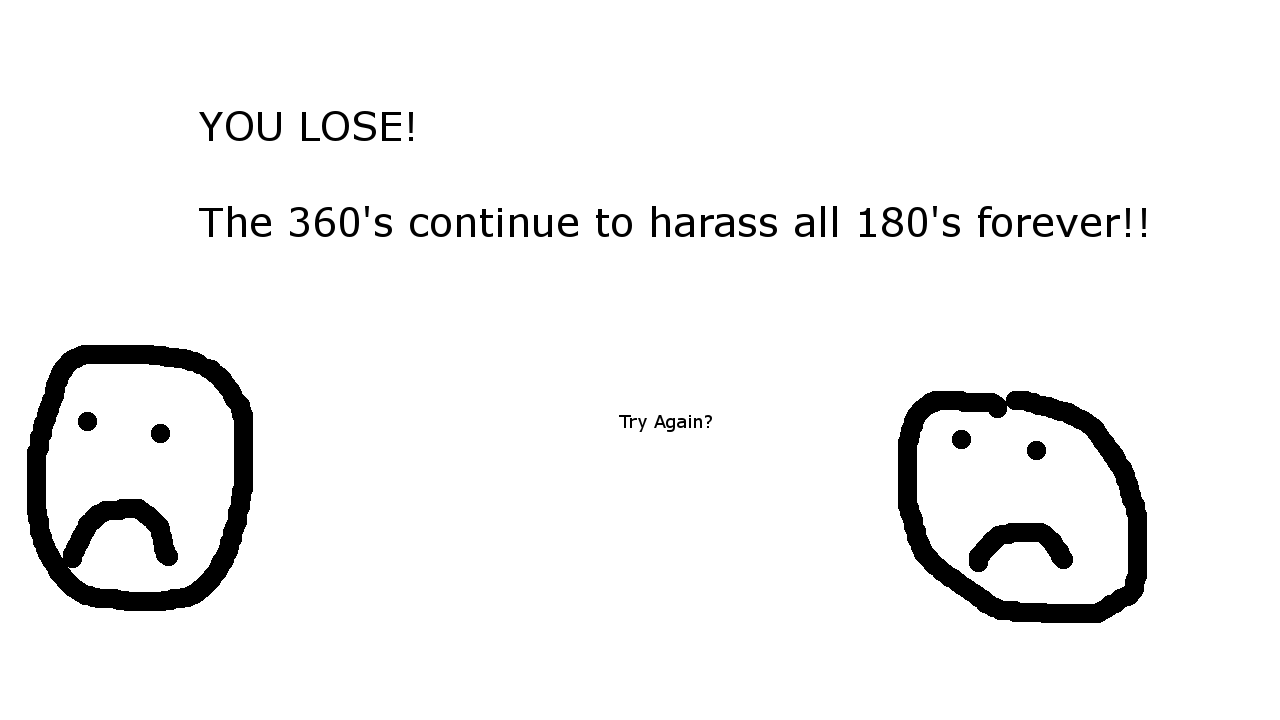
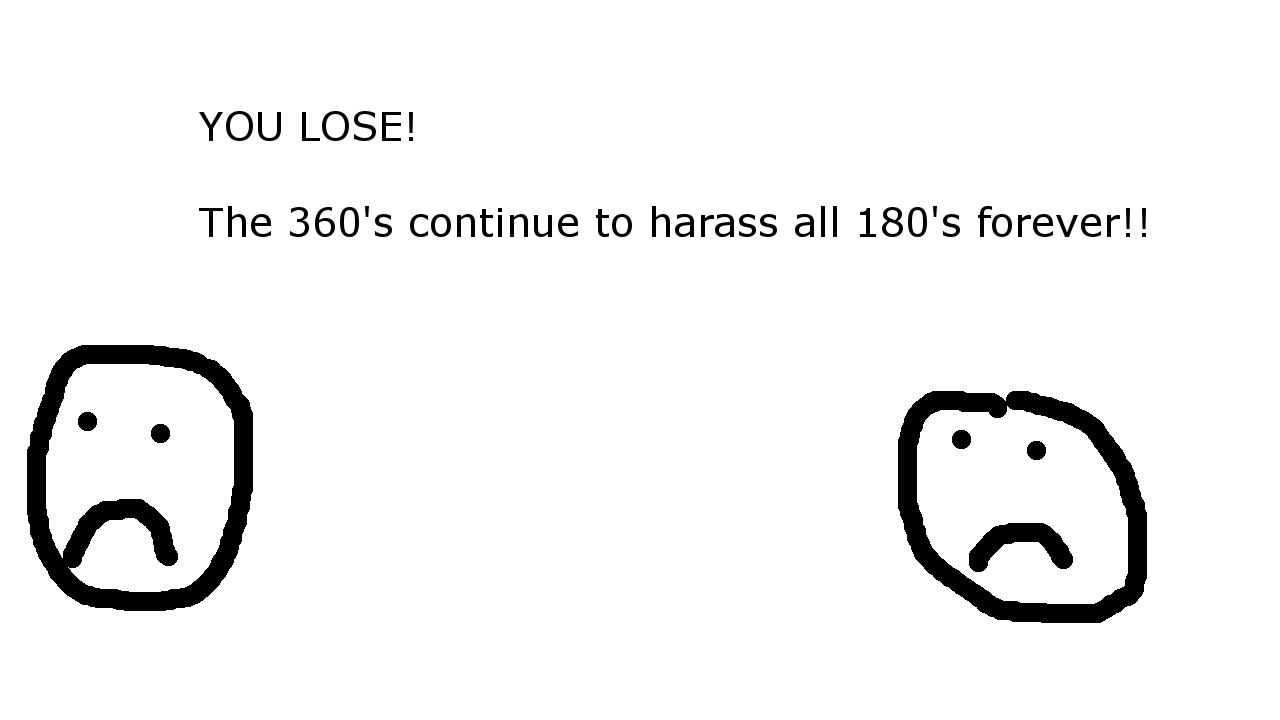
Layers edited between the first and the second 1280x720 image:
removed layer "Try Again?" over (619, 415, 712, 432)
